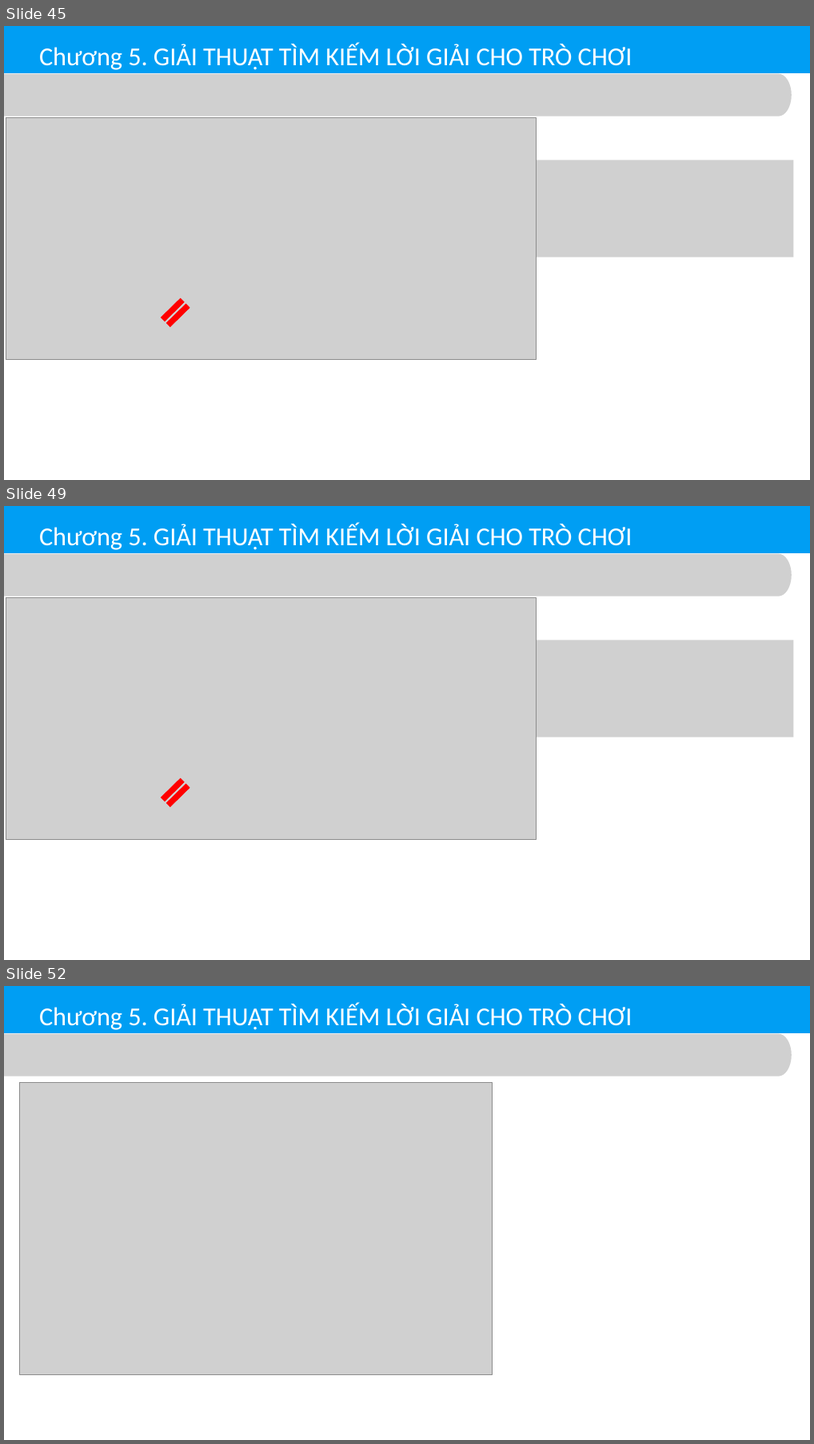
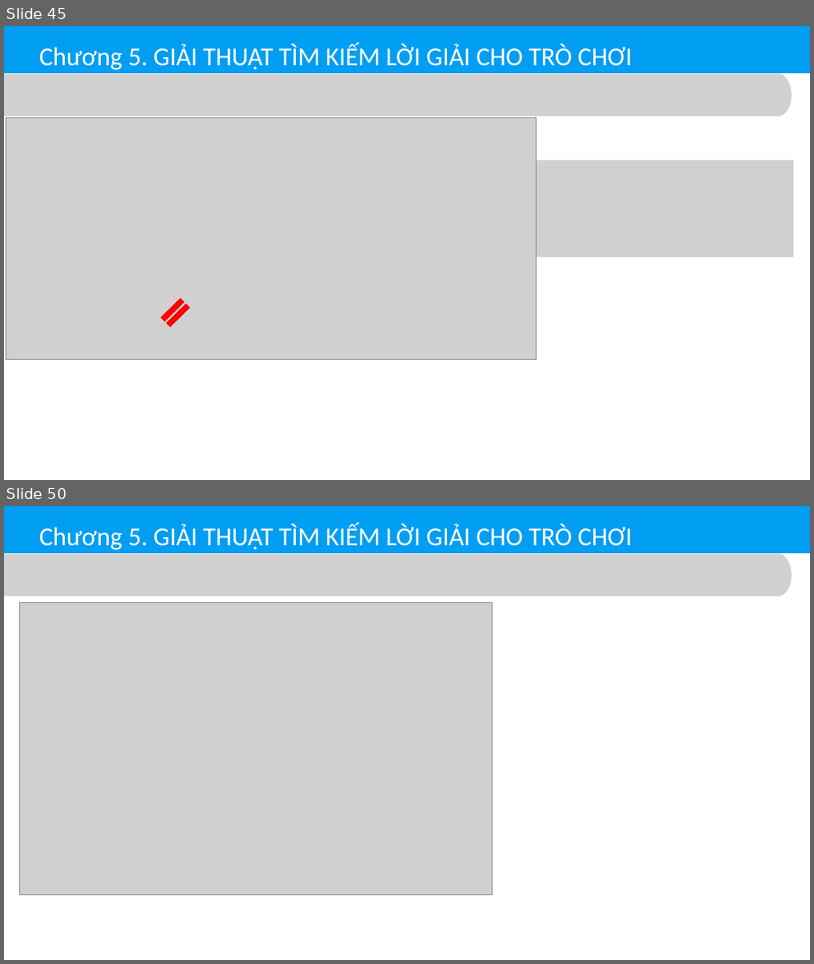
Before and after one commit to thinhdoanvu/AI, a slide deck: guide/Chuong5_Timkiem_Trochoi.pptx. Shown one above the other, each under a label of ours: slides 45, 49 and 52 before the commit, slides 45 and 50 after it; the slides between them are not shown. The pictures are 814x1444 and 814x964 pixels, drawn with LibreOffice and Linux fonts; fonts in the diff are those of the drawing; grey boxes stand for pictures. Boxes give left, top, right and bottom in pixels: in the first picture for what was removed or moved away, otherwise in the second. Text is boxed around its words. In the diff, an @@ line names an element or a change of style, - is before the commit and + after.

```diff
--- a/guide/Chuong5_Timkiem_Trochoi.pptx
+++ b/guide/Chuong5_Timkiem_Trochoi.pptx
@@ slide 49 removed at bbox=[4, 506, 810, 960], background #FFFFFF @@
@@ freeform shape removed at bbox=[4, 506, 810, 553] @@
@@ text removed at bbox=[39, 524, 633, 550] @@
-Chương 5. GIẢI THUẬT TÌM KIẾM LỜI GIẢI CHO TRÒ CHƠI
@@ picture removed at bbox=[4, 554, 792, 596] @@
@@ picture removed at bbox=[6, 597, 536, 839] @@
@@ picture removed at bbox=[217, 606, 264, 628] @@
@@ picture removed at bbox=[527, 640, 794, 736] @@
@@ picture removed at bbox=[91, 692, 139, 713] @@
@@ picture removed at bbox=[260, 690, 308, 712] @@
@@ picture removed at bbox=[402, 694, 450, 716] @@
@@ picture removed at bbox=[55, 752, 102, 775] @@
@@ picture removed at bbox=[139, 749, 186, 772] @@
@@ picture removed at bbox=[222, 752, 270, 775] @@
@@ picture removed at bbox=[303, 749, 350, 771] @@
@@ picture removed at bbox=[385, 751, 433, 773] @@
@@ picture removed at bbox=[470, 751, 518, 773] @@
@@ math equal removed at bbox=[154, 772, 196, 813] @@
@@ what was slide 52 is now slide 50 @@
```
Also in this commit, not shown: 3 slides changed, 1 other slide removed, 41 other files.
